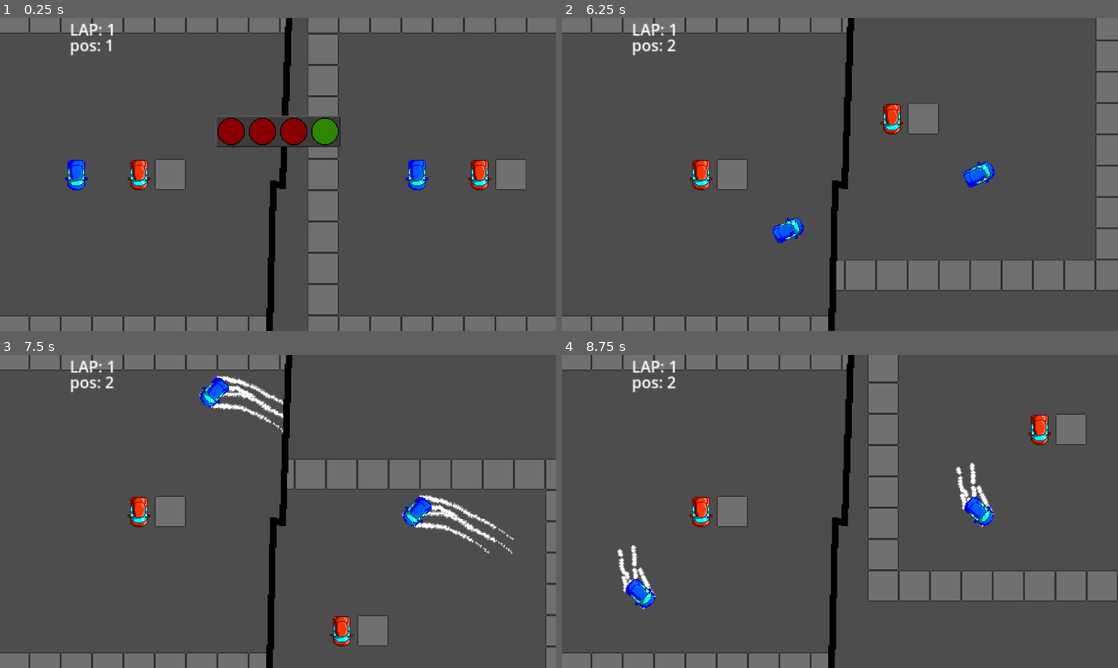
Above: before the commit, frames 1-4 (two rows, left to right).
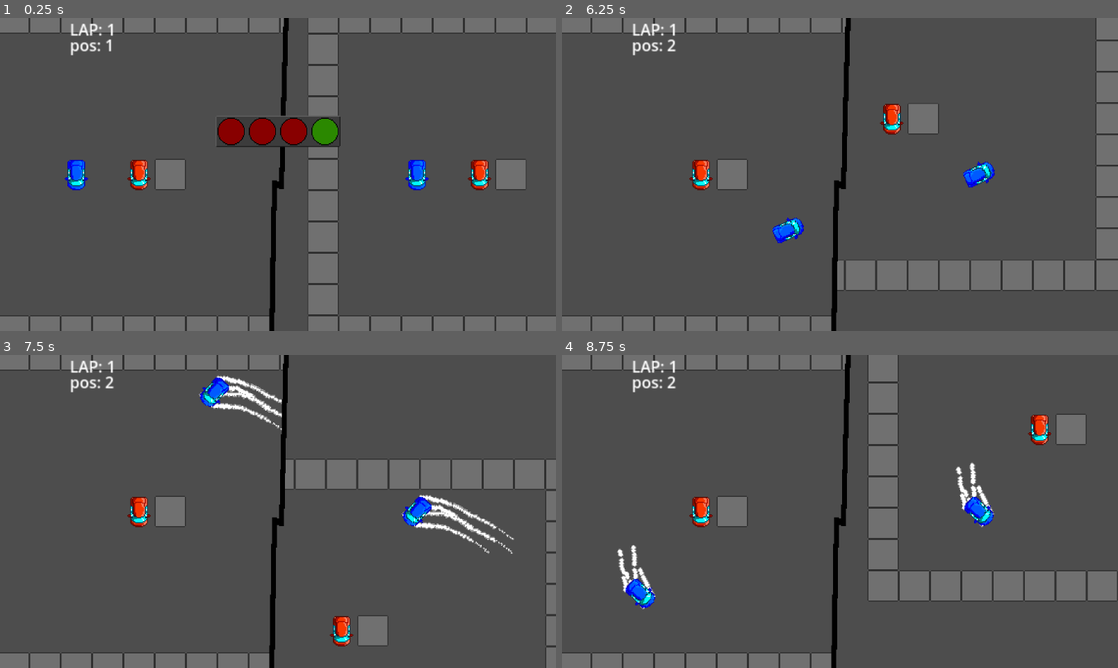
Above: after the commit, the same moments.

Repository: abam-iksde/piiws-sem2
Game: Godot game, scene res://scenes/scenes/test_scene.tscn
Two runs of this game, one before a commit and one after it. Both use one fixed random seed, a clock stepped at 60 frames per second and the inputs below.
Inputs:
- Up to frame 1 (0.25 s): no input
- Up to frame 2 (6.25 s): tap Enter at 0.5, 2, 3.5 s; tap Space at 1.25, 2.75, 5 s
- Up to frame 3 (7.5 s): no input
- Up to frame 4 (8.75 s): no input

The runs differ from the first frame. In frame 1, 0.7% of the frame differs, in the area x 47-53%, y 0-100%; in frame 2, 0.8%; in frame 3, 0.8%; in frame 4, 0.8%.

Commit message:
Don't stretch splitscreen mask

Diff:
--- a/shaders/split_screen.gdshader
+++ b/shaders/split_screen.gdshader
@@ -3,6 +3,11 @@
 uniform sampler2D viewport_texture: filter_nearest, repeat_disable;
 
 void fragment() {
-	COLOR = texture(TEXTURE, FRAGCOORD.xy * SCREEN_PIXEL_SIZE) * texture(viewport_texture, FRAGCOORD.xy * SCREEN_PIXEL_SIZE);
+  vec2 screen_size = 1.0/SCREEN_PIXEL_SIZE;
+  float screen_size_4to3_x = screen_size.y / 320.0 * 426.0;
+  vec2 screen_pixel_size_4to3 = vec2(1.0/screen_size_4to3_x, SCREEN_PIXEL_SIZE.y);
+  float frag_coord_x = FRAGCOORD.x - (screen_size.x - 1.0/screen_pixel_size_4to3.x)/2.0;
+  vec2 frag_coord_4to3 = vec2(frag_coord_x, FRAGCOORD.y);
+	COLOR = texture(TEXTURE, frag_coord_4to3 * screen_pixel_size_4to3) * texture(viewport_texture, FRAGCOORD.xy * SCREEN_PIXEL_SIZE);
   if (COLOR.a < 0.5) discard;
 }
